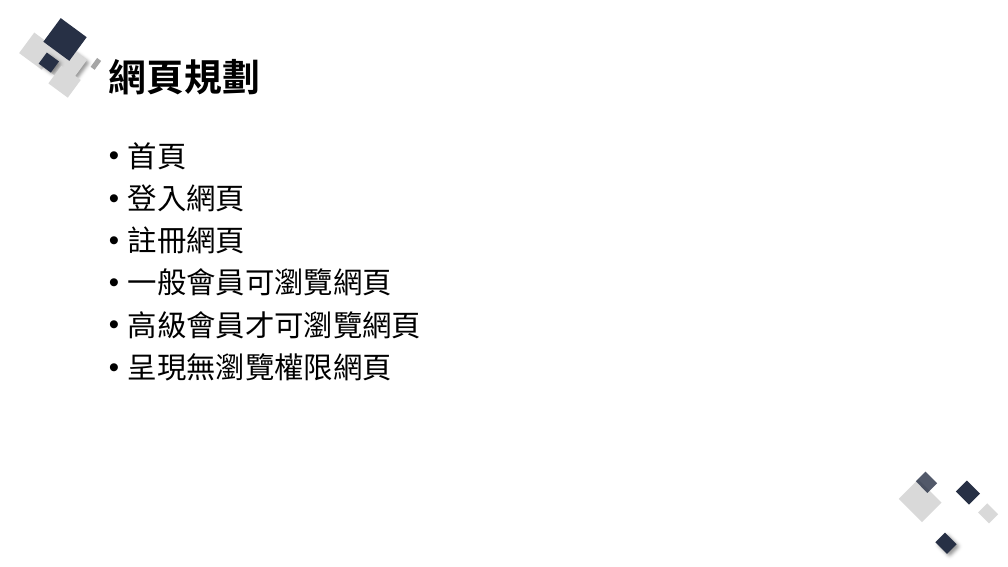
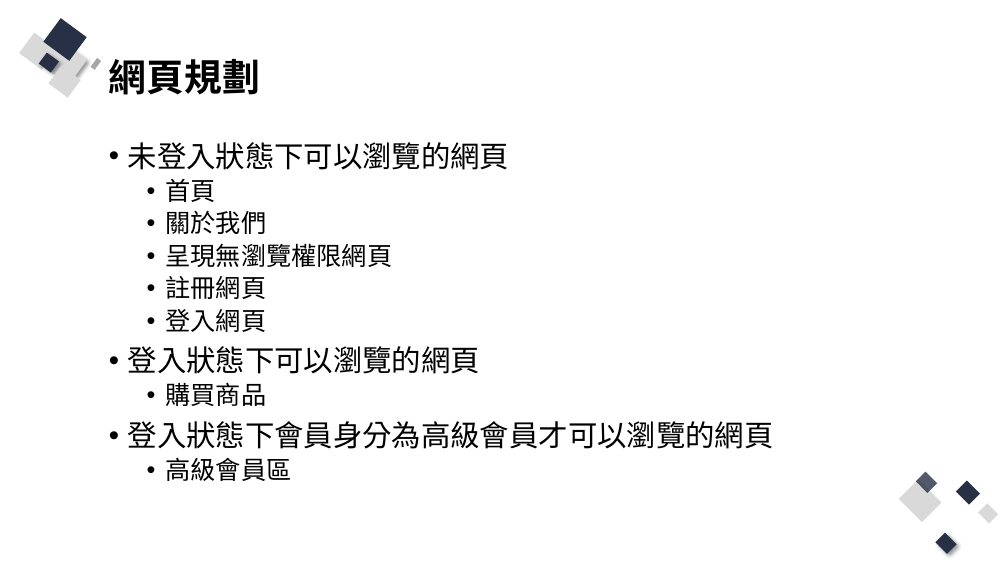
Before and after one commit to Q81JIAXIONG/-, a slide deck: slide 4 of 投影片/4.實作-帳號註冊、登入網頁.pptx. Drawn at 1008x567 pixels with LibreOffice and Linux fonts; fonts in the diff are those of the drawing. Boxes give left, top, right and bottom in pixels: in the first picture for what was removed or moved away, otherwise in the second. Text is boxed around its words. In the diff, an @@ line names an element or a change of style, - is before the commit and + after.

```diff
--- a/投影片/4.實作-帳號註冊、登入網頁.pptx
+++ b/投影片/4.實作-帳號註冊、登入網頁.pptx
@@ text at <box>128,142,510,170</box>: paragraph added @@
+• 未登入狀態下可以瀏覽的網頁
@@ text at <box>165,179,266,332</box>: size 28 to 24 pt in "首頁", "登入網頁"; list level 1 to 2 in "首頁"; list level 1 to 2 in "登入網頁" @@
@@ text at <box>165,211,392,299</box>: paragraphs added @@
+  • 關於我們
+  • 呈現無瀏覽權限網頁
+  • 註冊網頁
@@ text at <box>128,346,774,481</box>: text changed @@
-• 註冊網頁
-• 一般會員可瀏覽網頁
-• 高級會員才可瀏覽網頁
-• 呈現無瀏覽權限網頁
+• 登入狀態下可以瀏覽的網頁
+  • 購買商品
+• 登入狀態下會員身分為高級會員才可以瀏覽的網頁
+  • 高級會員區
```
Also in this commit, not shown: 3 other slides changed, 8 slides added, 23 other files.
